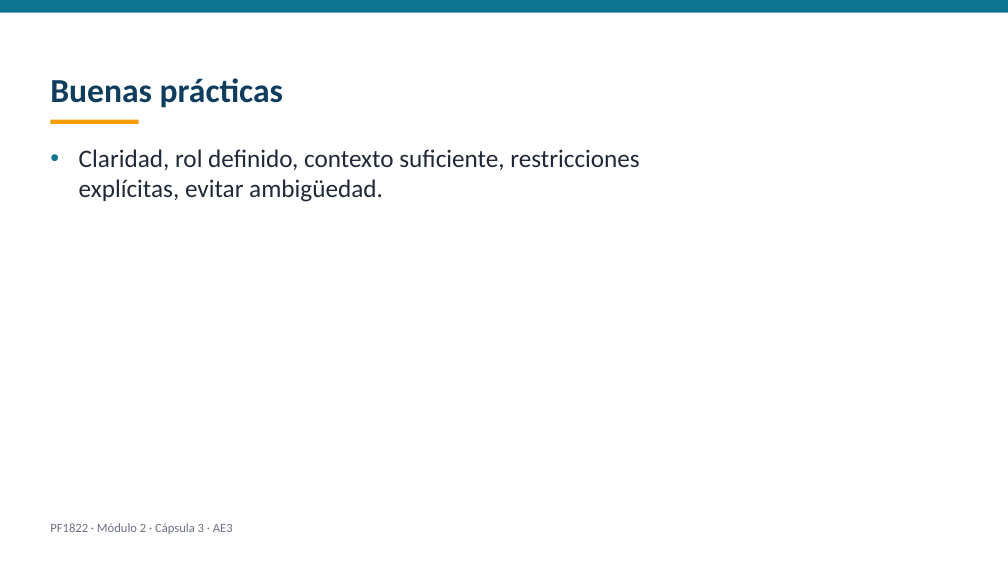
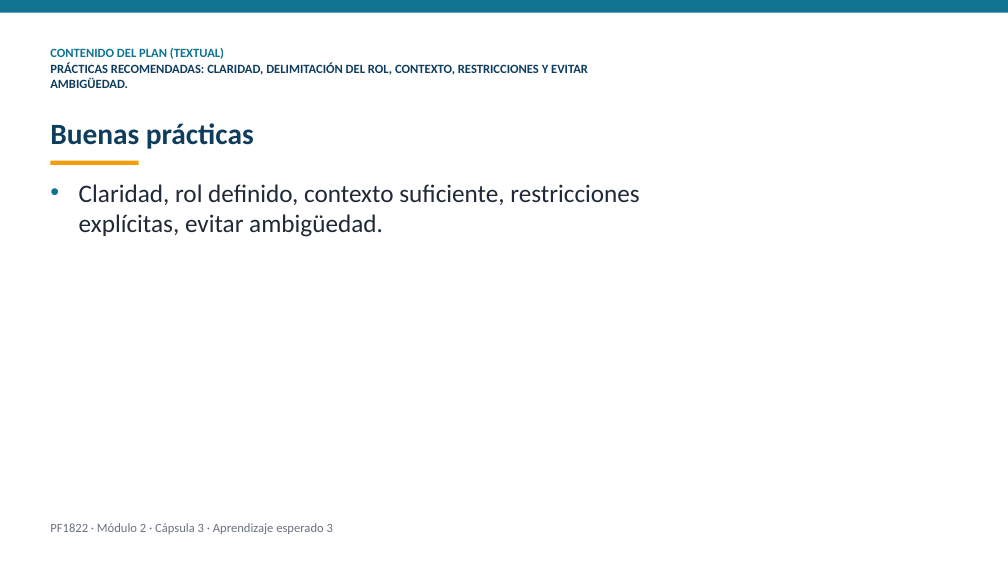
Before and after one commit to dojedacifuentes/naty.proyecto01, a slide deck: slide 5 of modulo-2/PF1822-desarrollo-con-ia/produccion/videos/AE3-capsula.pptx (slide 4 before the commit). Drawn at 1008x567 pixels with LibreOffice and Linux fonts; fonts in the diff are those of the drawing. Boxes give left, top, right and bottom in pixels: in the first picture for what was removed or moved away, otherwise in the second. Text is boxed around its words. In the diff, an @@ line names an element or a change of style, - is before the commit and + after.

Commit message:
checkpoint: 2026-09-25 videocapsulas textuales del plan para el revisor

```diff
--- a/modulo-2/PF1822-desarrollo-con-ia/produccion/videos/AE3-capsula.pptx
+++ b/modulo-2/PF1822-desarrollo-con-ia/produccion/videos/AE3-capsula.pptx
@@ text added at bbox=[50, 48, 588, 88], 12 pt, text #0F3D5E, bold @@
+CONTENIDO DEL PLAN (TEXTUAL)
+PRÁCTICAS RECOMENDADAS: CLARIDAD, DELIMITACIÓN DEL ROL, CONTEXTO, RESTRICCIONES Y EVITAR AMBIGÜEDAD.
@@ text "Buenas prácticas": place and size @@
-text "Buenas prácticas" at bbox=[50, 78, 283, 108]
+text "Buenas prácticas" at bbox=[50, 123, 254, 149]
@@ text "Buenas prácticas" at bbox=[50, 123, 254, 149]: size 32 to 28 pt @@
@@ text "Claridad, rol definido, contexto suficiente, ...": place and size @@
-text "Claridad, rol definido, contexto suficiente, ..." at bbox=[79, 149, 639, 202]
+text "Claridad, rol definido, contexto suficiente, ..." at bbox=[79, 184, 639, 237]
@@ rectangle: place and size @@
-rectangle at bbox=[51, 119, 139, 124]
+rectangle at bbox=[51, 160, 139, 165]
@@ text at bbox=[50, 523, 333, 534]: text changed @@
-PF1822 · Módulo 2 · Cápsula 3 · AE3
+PF1822 · Módulo 2 · Cápsula 3 · Aprendizaje esperado 3
```
Also in this commit, not shown: 9 other slides changed, 1 slide added, 37 other files.
